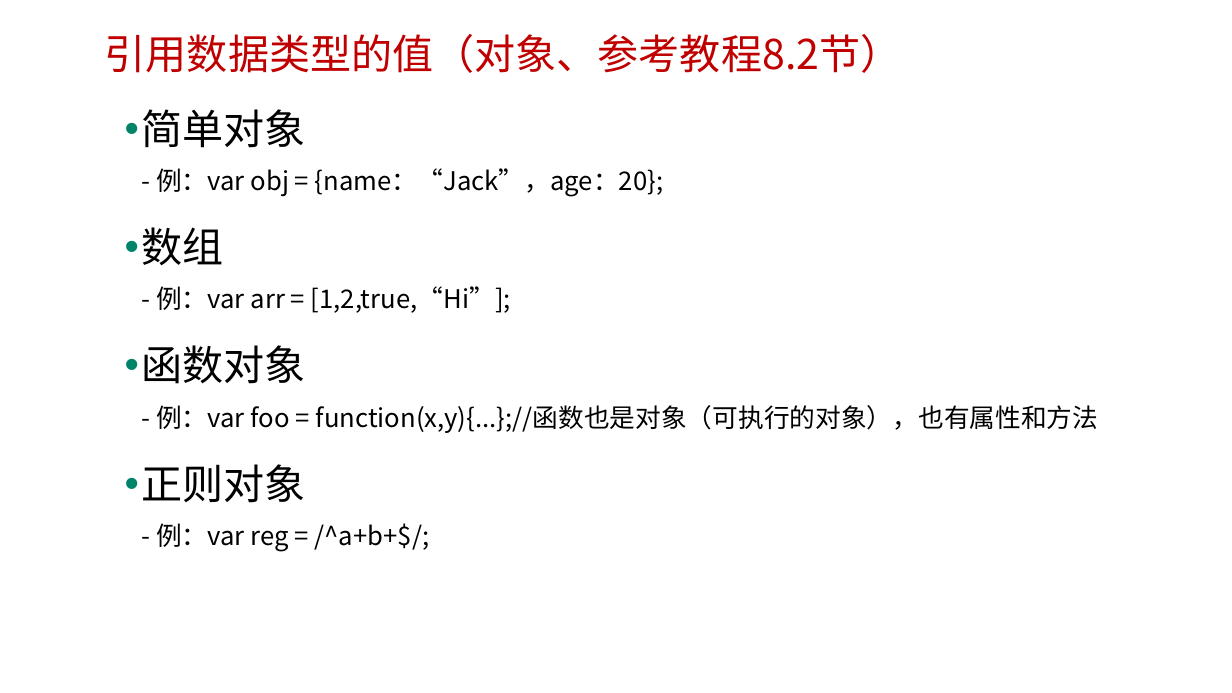
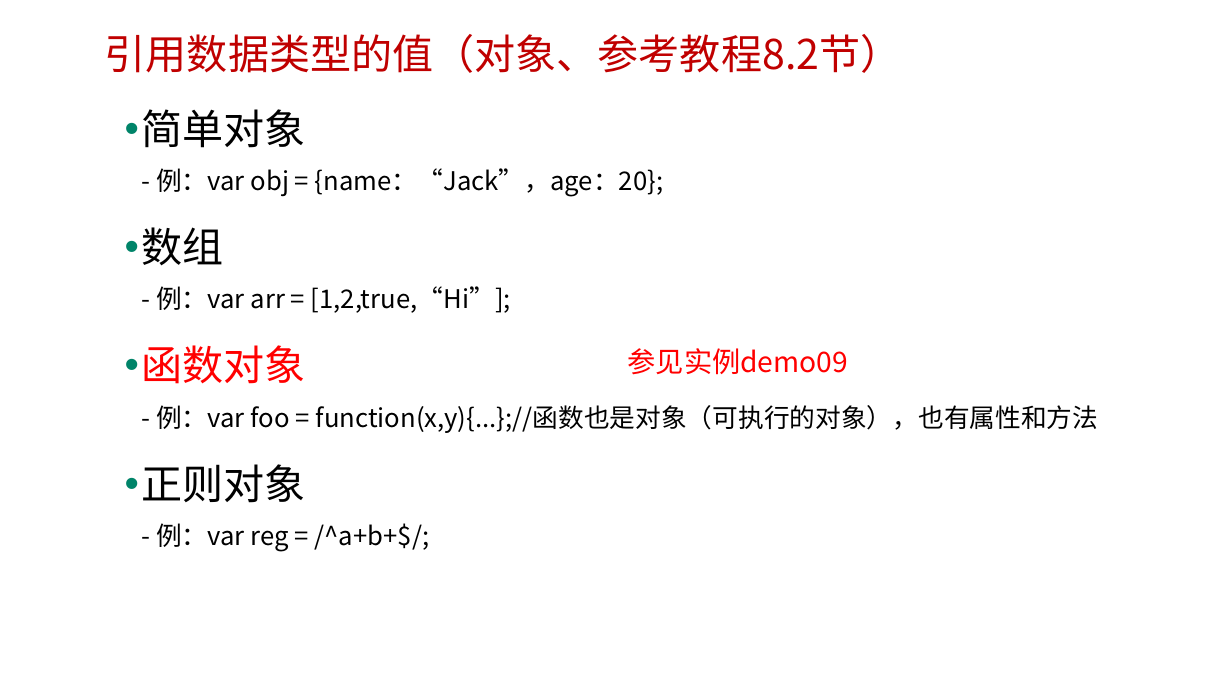
Before and after one commit to edu2act/course-javascript-advanced, a slide deck: slide 9 of 课程PPT/02.JavaScript数据类型、值与变量.pptx. Drawn at 1232x693 pixels with LibreOffice and Linux fonts; fonts in the diff are those of the drawing; background and template pictures are left out. Boxes give left, top, right and bottom in pixels: in the first picture for what was removed or moved away, otherwise in the second. Text is boxed around its words. In the diff, an @@ line names an element or a change of style, - is before the commit and + after.

```diff
--- a/课程PPT/02.JavaScript数据类型、值与变量.pptx
+++ b/课程PPT/02.JavaScript数据类型、值与变量.pptx
@@ text at [141,345,1099,433]: text colour #000000 to #FF0000 in "函数对象" @@
@@ text added at [628,348,848,375], 22 pt, text #FF0000 @@
+参见实例demo09
```
Also in this commit, not shown: 3 other slides changed, 2 other files.
